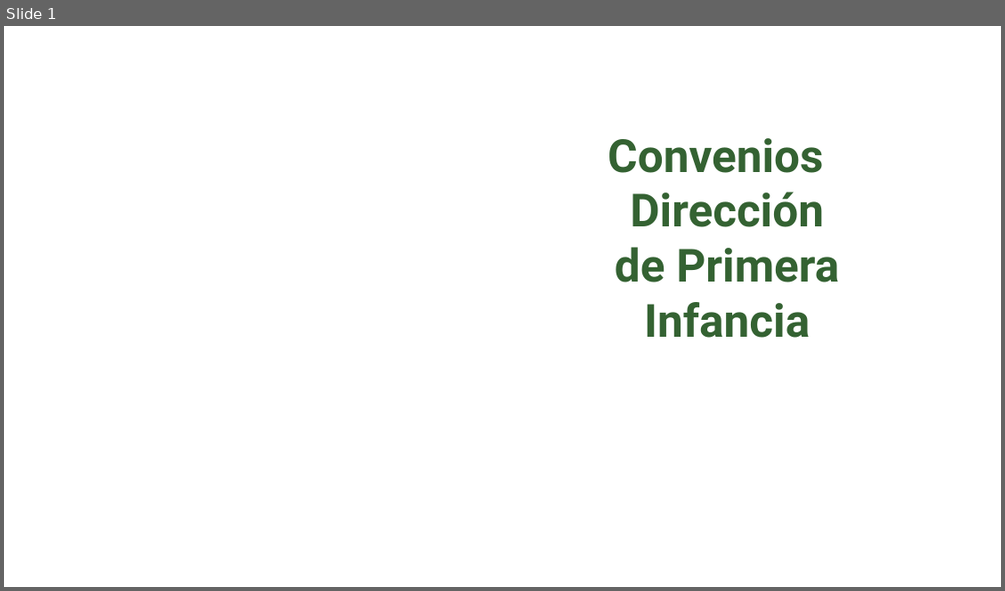
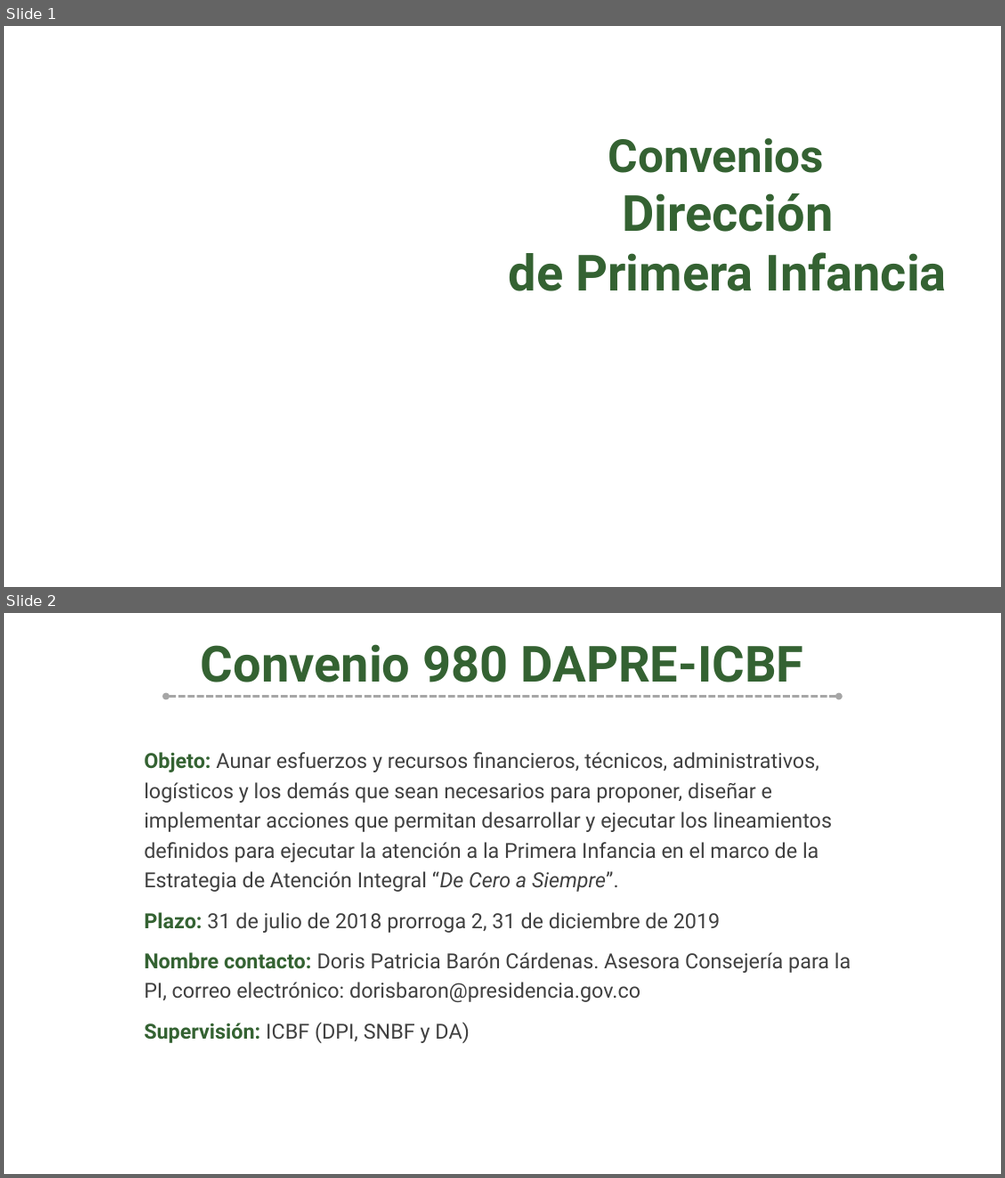
Before and after one commit to paulaO/Dotaciones2019, a slide deck: SeguimientosSOAPI/ConveniosDPI.ppt. Shown one above the other, each under a label of ours: slide 1 before the commit, slides 1 and 2 after it. The pictures are 1005x591 and 1005x1178 pixels, drawn with LibreOffice and Linux fonts; fonts in the diff are those of the drawing; background and template pictures are left out. Boxes give left, top, right and bottom in pixels: in the first picture for what was removed or moved away, otherwise in the second. Text is boxed around its words. In the diff, an @@ line names an element or a change of style, - is before the commit and + after.

```diff
--- a/SeguimientosSOAPI/ConveniosDPI.ppt
+++ b/SeguimientosSOAPI/ConveniosDPI.ppt
@@ slide 2 added at [4, 613, 1001, 1174], background picture (left out) @@
@@ text added at [201, 644, 804, 682], 48 pt, text #346232, bold @@
+Convenio 980 DAPRE-ICBF
@@ double arrow added from (166, 696) to (839, 696), #A6A6A6 2.24 pt dashed @@
@@ subtitle added at [144, 752, 850, 1043], 20 pt, text #404040 @@
+Objeto: Aunar esfuerzos y recursos financieros, técnicos, administrativos, logísticos y los demás que sean necesarios para proponer, diseñar e implementar acciones que permitan desarrollar y ejecutar los lineamientos definidos para ejecutar la atención a la Primera Infancia en el marco de la Estrategia de Atención Integral “De Cero a Siempre”.
+Plazo: 31 de julio de 2018 prorroga 2, 31 de diciembre de 2019
+Nombre contacto: Doris Patricia Barón Cárdenas. Asesora Consejería para la PI, correo electrónico: dorisbaron@presidencia.gov.co
+Supervisión: ICBF (DPI, SNBF y DA)
@@ slide 1 changed as well @@
@@ text "Convenios": place and size @@
-text "Convenios" at [607, 138, 839, 338]
+text "Convenios" at [509, 138, 947, 291]
@@ text at [509, 193, 947, 291]: size 44 to 48 pt in "Dirección", "de Primera Infancia" @@
```
Also in this commit, not shown: 1 other slide added, 1 slide removed, 1 other file.
